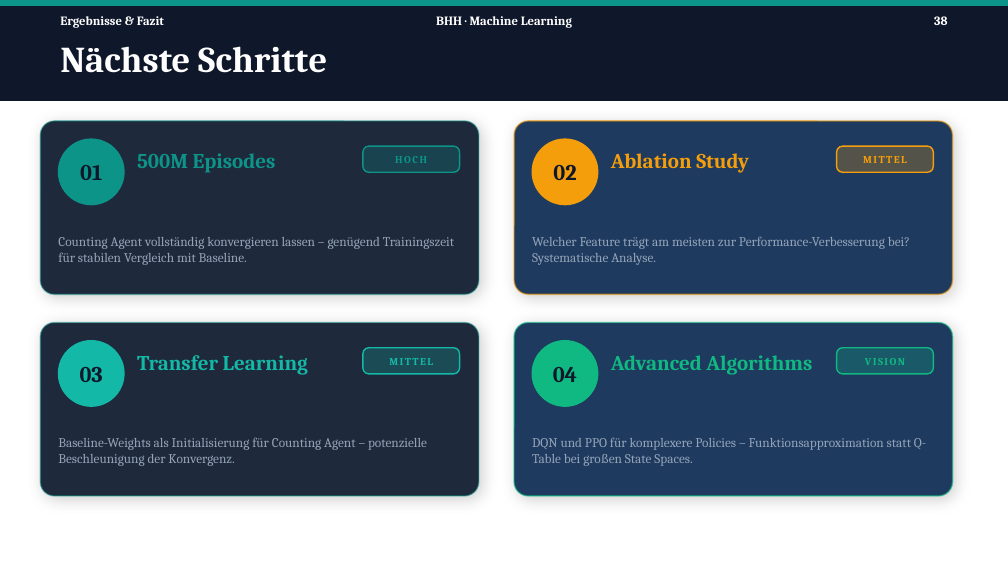
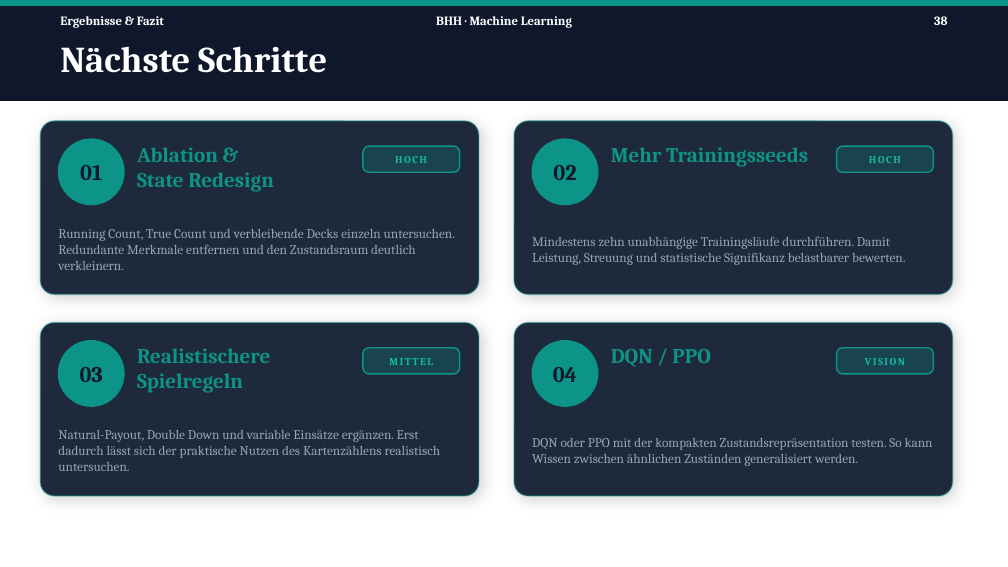
Before and after one commit to Tom-N-M/ml-blackjack, a slide deck: slide 38 of Präsi/PP_v2.pptx. Drawn at 1008x567 pixels with LibreOffice and Linux fonts; fonts in the diff are those of the drawing. Boxes give left, top, right and bottom in pixels: in the first picture for what was removed or moved away, otherwise in the second. Text is boxed around its words. In the diff, an @@ line names an element or a change of style, - is before the commit and + after.

```diff
--- a/Präsi/PP_v2.pptx
+++ b/Präsi/PP_v2.pptx
@@ text at box(137, 147, 274, 192): text changed @@
-500M Episodes
+Ablation &
+State Redesign
@@ text "HOCH" at box(395, 156, 427, 163): text colour #0D9488 to #14B8A6 @@
@@ rounded rectangle at box(514, 121, 953, 294): fill #1E3A5F to #1E293B; outline #F59E0B 1 pt to #0D9488 1 pt @@
@@ ellipse at box(532, 139, 598, 205): fill #F59E0B to #0D9488; outline #F59E0B 1 pt to #0D9488 1 pt @@
@@ text at box(611, 147, 808, 167): text changed; text colour #F59E0B to #0D9488 @@
-Ablation Study
+Mehr Trainingsseeds
@@ rounded rectangle at box(837, 146, 933, 172): fill #F59E0B at 25% opacity to #0D9488 at 25% opacity; outline #F59E0B 1 pt to #0D9488 1 pt @@
@@ text at box(869, 156, 901, 163): text changed; text colour #F59E0B to #14B8A6 @@
-MITTEL
+HOCH
@@ text at box(58, 229, 455, 270): text changed @@
-Counting Agent vollständig konvergieren lassen – genügend Trainingszeit für stabilen Vergleich mit Baseline.
+Running Count, True Count und verbleibende Decks einzeln untersuchen. Redundante Merkmale entfernen und den Zustandsraum deutlich verkleinern.
@@ text at box(532, 236, 905, 265): text changed @@
-Welcher Feature trägt am meisten zur Performance-Verbesserung bei? Systematische Analyse.
+Mindestens zehn unabhängige Trainingsläufe durchführen. Damit Leistung, Streuung und statistische Signifikanz belastbarer bewerten.
@@ rounded rectangle at box(514, 323, 953, 496): fill #1E3A5F to #1E293B; outline #10B981 1 pt to #0D9488 1 pt @@
@@ ellipse at box(58, 341, 124, 406): fill #14B8A6 to #0D9488; outline #14B8A6 1 pt to #0D9488 1 pt @@
@@ text at box(137, 348, 270, 393): text changed; text colour #14B8A6 to #0D9488 @@
-Transfer Learning
+Realistischere
+Spielregeln
@@ rounded rectangle at box(363, 348, 460, 374): fill #14B8A6 at 25% opacity to #0D9488 at 25% opacity; outline #14B8A6 1 pt to #0D9488 1 pt @@
@@ ellipse at box(532, 341, 598, 406): fill #10B981 to #0D9488; outline #10B981 1 pt to #0D9488 1 pt @@
@@ vertical alignment middle to top in 4 elements at box(137, 348, 270, 393), box(611, 147, 808, 167), box(137, 147, 274, 192), box(611, 349, 711, 367) @@
@@ text at box(611, 349, 711, 367): text changed; text colour #10B981 to #0D9488 @@
-Advanced Algorithms
+DQN / PPO
@@ text "VISION" at box(865, 358, 905, 365): text colour #10B981 to #14B8A6 @@
@@ rounded rectangle at box(837, 348, 933, 374): fill #10B981 at 25% opacity to #0D9488 at 25% opacity; outline #10B981 1 pt to #0D9488 1 pt @@
@@ text at box(58, 430, 441, 471): text changed @@
-Baseline-Weights als Initialisierung für Counting Agent – potenzielle Beschleunigung der Konvergenz.
+Natural-Payout, Double Down und variable Einsätze ergänzen. Erst dadurch lässt sich der praktische Nutzen des Kartenzählens realistisch untersuchen.
@@ text at box(532, 438, 933, 466): text changed @@
-DQN und PPO für komplexere Policies – Funktionsapproximation statt Q-Table bei großen State Spaces.
+DQN oder PPO mit der kompakten Zustandsrepräsentation testen. So kann Wissen zwischen ähnlichen Zuständen generalisiert werden.
```
Also in this commit, not shown: 7 other slides changed.
